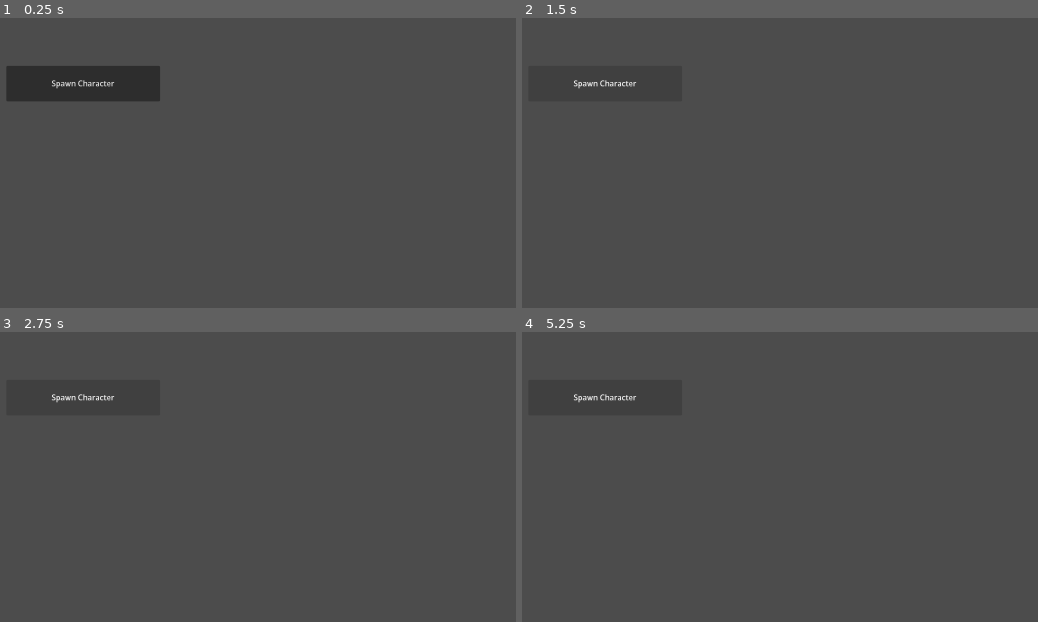
Above: before the commit, frames 1-4 (two rows, left to right).
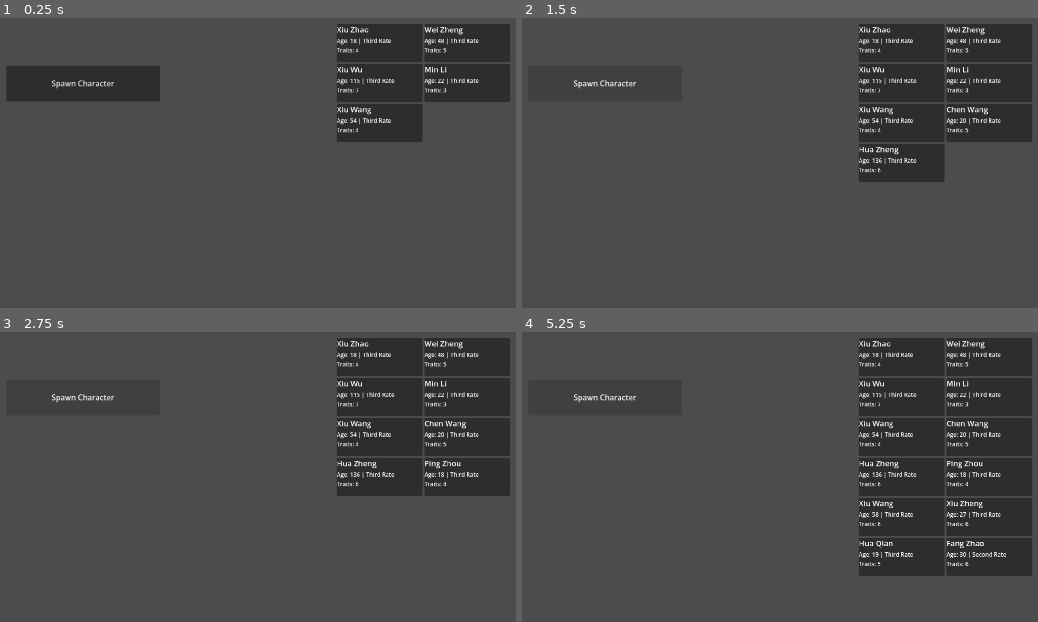
Above: after the commit, the same moments.

Repository: Chthonic-Studio/the_sect_master
Game: Godot game, scene res://Scenes/testing_grounds.tscn
Same seed, same stepped clock (60 frames per second), same inputs: the game is played once before the commit and once after it.
Inputs:
- Up to frame 1 (0.25 s): no input
- Up to frame 2 (1.5 s): click "Spawn Character" at 0.5 s; click "Spawn Character" at 1.25 s
- Up to frame 3 (2.75 s): click "Spawn Character" at 2 s
- Up to frame 4 (5.25 s): tap Enter at 2.75, 4.25 s; tap Space at 3.5, 5 s

The runs differ from the first frame. In frame 1, 10% of the frame differs, in the area x 65-99%, y 2-43%; in frame 2, 15%; in frame 3, 17%; in frame 4, 25%, in the area x 65-99%, y 2-85%.

Commit message:
Add debug testing scene; improve data loading & traits
Rename data files into Data/Traits and Data/Names and add a TestingGrounds debug scene with a new testing_grounds.gd script (plus UID). Enhance DataManager: introduce BASE_DATA_PATH and MOD_DATA_PATH, implement directory scanning and mod support, deep-merge name pools, trait loaders, helper to ensure mod folders, and new trait modifier calculators for cultivation and alignment. Update CharacterGenerator to separate personality vs alignment assignment, increase parent personality variance, add reputation rolling by MartialRealm, and optimize trait assignment to avoid duplication/infinite loops. Add CharacterData accessors for cultivation and alignment values. Overall this enables mod-friendly JSON loading, richer character generation, and a simple in-editor debug UI for spawning characters.

Diff:
--- a/Scenes/testing_grounds.tscn
+++ b/Scenes/testing_grounds.tscn
@@ -1,4 +1,6 @@
 [gd_scene format=3 uid="uid://orxe6dw2vjou"]
+
+[ext_resource type="Script" uid="uid://c2h0cer1tsaxn" path="res://Scripts/Debug/testing_grounds.gd" id="1_gnny0"]
 
 [node name="TestingGrounds" type="Control" unique_id=137360398]
 layout_mode = 3
@@ -7,6 +9,7 @@
 anchor_bottom = 1.0
 grow_horizontal = 2
 grow_vertical = 2
+script = ExtResource("1_gnny0")
 metadata/_edit_use_anchors_ = true
 
 [node name="DEBUG_SpawnRandomChar" type="Button" parent="." unique_id=2070175220]
@@ -27,3 +30,4 @@
 offset_top = 21.0
 offset_right = 1183.0
 offset_bottom = 773.0
+columns = 2
--- /dev/null
+++ b/Scripts/Debug/testing_grounds.gd
@@ -0,0 +1,79 @@
+extends Control
+
+## How-to-use:
+## Attach this to the TestingGrounds root node.
+## Ensure CharacterGenerator and DataManager are set as Autoloads in Project Settings.
+
+const STARTING_SPAWN_COUNT = 5
+
+@onready var spawn_button: Button = $DEBUG_SpawnRandomChar
+@onready var character_list: GridContainer = $DEBUG_CharacterList
+
+func _ready() -> void:
+	# 1. Connect signals decoupled from the editor UI
+	spawn_button.pressed.connect(_on_spawn_button_pressed)
+
+	# 2. Spawn the initial batch to populate the grid
+	for i in range(STARTING_SPAWN_COUNT):
+		_generate_and_display_character()
+
+func _on_spawn_button_pressed() -> void:
+	_generate_and_display_character()
+
+func _generate_and_display_character() -> void:
+	# Trigger world gen context for maximum variety
+	var new_character = CharacterGenerator.create_character(CharacterGenerator.GenerationContext.WORLD_GEN)
+
+	_print_deep_debug_info(new_character)
+	_create_ui_card(new_character)
+
+## UI logic is strictly separated from simulation data
+func _create_ui_card(character: CharacterData) -> void:
+	var card = PanelContainer.new()
+	card.custom_minimum_size = Vector2(180, 80)
+
+	var vbox = VBoxContainer.new()
+	card.add_child(vbox)
+
+	var name_label = Label.new()
+	name_label.text = character.get_full_name()
+	name_label.add_theme_font_size_override("font_size", 16)
+	vbox.add_child(name_label)
+
+	var info_label = Label.new()
+	var realm_str = Definitions.MartialRealm.keys()[character.current_realm].capitalize()
+	info_label.text = "Age: %d | %s\nTraits: %d" % [character.age, realm_str, character.traits.size()]
+	info_label.add_theme_font_size_override("font_size", 12)
+	vbox.add_child(info_label)
+
+	character_list.add_child(card)
+
+## Heavy data logging kept in the console to avoid UI clutter.
+## Dynamically iterates through Definitions so future stats are automatically included.
+func _print_deep_debug_info(character: CharacterData) -> void:
+	print("\n================ NEW CHARACTER SPAWNED: %s ================" % character.char_id)
+	var realm_str = Definitions.MartialRealm.keys()[character.current_realm].capitalize()
+	print("Name: %s | Age: %d | Realm: %s" % [character.get_full_name(), character.age, realm_str])
+	print("Traits: ", character.traits)
+
+	print("\n--- BASE STATS ---")
+	for stat_key in Definitions.Stat.keys():
+		var enum_val = Definitions.Stat[stat_key]
+		# get_stat() correctly factors in trait modifiers
+		print("- %s: %d" % [stat_key.capitalize(), character.get_stat(enum_val)])
+
+	print("\n--- CULTIVATION STATS ---")
+	for stat_key in Definitions.CultivationStat.keys():
+		var enum_val = Definitions.CultivationStat[stat_key]
+		print("- %s: %d" % [stat_key.capitalize(), character.get_cultivation_stat(enum_val)])
+
+	print("\n--- PERSONALITY (Utility AI) ---")
+	for p_name in Definitions.PERSONALITY_STATS:
+		# get_personality_value() correctly factors in trait modifiers
+		print("- %s: %d" % [p_name.capitalize(), character.get_personality_value(p_name)])
+
+	print("\n--- ALIGNMENT ---")
+	for a_name in Definitions.ALIGNMENT_STATS:
+		print("- %s: %d" % [a_name.capitalize(), character.get_alignment_value(a_name)])
+
+	print("==============================================================\n")
--- a/Scripts/Globals/character_generator.gd
+++ b/Scripts/Globals/character_generator.gd
@@ -56,12 +56,23 @@
 	# 1. Initialize base continuous axes (0-100)
 	var all_axes = Definitions.PERSONALITY_STATS + Definitions.ALIGNMENT_STATS
 	for p_name in all_axes:
+		# Reputation is handled separately based on Martial Realm
+		if p_name == "reputation":
+			continue
+
 		var base = 50
 		if context == GenerationContext.BIRTH and overrides.has("parent_personalities"):
-			base = overrides["parent_personalities"].get(p_name, 50) + randi_range(-10, 10)
+			base = overrides["parent_personalities"].get(p_name, 50) + randi_range(-30, 30)
 		else:
 			base = randi_range(30, 70) # Tighter grouping so traits have more impact
-		_char.personality_values[p_name] = clampi(base, 0, 100)
+
+		if p_name in Definitions.PERSONALITY_STATS:
+			_char.personality_values[p_name] = clampi(base, 0, 100)
+		else:
+			_char.alignment_values[p_name] = clampi(base, 0, 100)
+
+	# Setup Reputation based on their generated realm
+	_char.alignment_values["reputation"] = _roll_reputation_by_realm(_char.current_realm)
 
 	# 2. Separate available traits by type
 	var personality_pool: Array[String] = []
@@ -89,14 +100,38 @@
 	if _char.age > 50: num_common += 1 # Elders have seen more
 	_assign_traits_from_pool(_char, common_pool, num_common)
 
+## Generates a starting reputation strictly based on the character's martial standing
+func _roll_reputation_by_realm(realm: int) -> int:
+	match realm:
+		Definitions.MartialRealm.UNINITIATED: return 0
+		Definitions.MartialRealm.THIRD_RATE: return randi_range(0, 10)
+		Definitions.MartialRealm.SECOND_RATE: return randi_range(10, 30)
+		Definitions.MartialRealm.FIRST_RATE: return randi_range(30, 50)
+		Definitions.MartialRealm.PEAK_MASTER: return randi_range(50, 70)
+		Definitions.MartialRealm.GRANDMASTER: return randi_range(70, 90)
+		Definitions.MartialRealm.TRASCENDENT: return randi_range(80, 100)
+		Definitions.MartialRealm.SUMMIT: return randi_range(90, 100)
+		_: return 0
+
 ## Helper to assign traits while checking conflicts
+## Optimized to prevent array duplication and shuffling per character.
 func _assign_traits_from_pool(_char: CharacterData, pool: Array[String], amount: int) -> void:
-	var available = pool.duplicate()
-	available.shuffle() # Randomize pool
+	if pool.is_empty() or amount <= 0:
+		return
 
+	var attempts = 0
+	var max_attempts = amount * 5 # Prevent infinite loops if valid traits are exhausted
 	var applied = 0
-	for t_id in available:
-		if applied >= amount: break
+
+	while applied < amount and attempts < max_attempts:
+		attempts += 1
+		var t_id = pool.pick_random()
+
+		# Skip if we already have it
+		if t_id in _char.traits:
+			continue
+
+		# Check conflicts
 		if _is_trait_valid(_char, t_id):
 			_char.traits.append(t_id)
 			applied += 1
--- a/Scripts/Globals/data_manager.gd
+++ b/Scripts/Globals/data_manager.gd
@@ -1,4 +1,8 @@
 extends Node
+
+# --- PATH CONSTANTS ---
+const BASE_DATA_PATH = "res://Data/"
+const MOD_DATA_PATH = "user://Mods/"
 
 # --- REGISTRIES (The "Rules") ---
 var traits_registry: Dictionary = {}
@@ -13,10 +17,13 @@
 	load_all_data()
 
 func load_all_data() -> void:
-	_load_json_to_registry("res://data/traits_personality.json", traits_registry)
-	_load_json_to_registry("res://data/traits_common.json", traits_registry)
+	# 1. Load vanilla game data
+	_scan_directory_for_json(BASE_DATA_PATH + "Traits", _load_trait_data)
+	_scan_directory_for_json(BASE_DATA_PATH + "Names", _load_name_data)
 
-	_load_names_pool("res://data/names.json")
+	# 2. Load modded data (overwrites vanilla IDs or adds new ones)
+	_scan_directory_for_json(MOD_DATA_PATH + "Traits", _load_trait_data)
+	_scan_directory_for_json(MOD_DATA_PATH + "Names", _load_name_data)
 
 func _load_json_to_registry(path: String, target_dict: Dictionary) -> void:
 	if not FileAccess.file_exists(path):
@@ -36,6 +43,7 @@
 	var file = FileAccess.open(path, FileAccess.READ)
 	name_pools = JSON.parse_string(file.get_as_text())
 
+#region Character Repo Management
 # --- CHARACTER REPO MANAGEMENT ---
 
 func register_character(char_data: CharacterData) -> void:
@@ -51,6 +59,9 @@
 func get_character(char_id: String) -> CharacterData:
 	return character_repo.get(char_id, null)
 
+#endregion
+
+#region Calculator Functions
 # --- CALCULATOR FUNCTIONS ---
 
 func get_trait_modifiers_for_stat(trait_ids: Array[String], stat_enum: int) -> int:
@@ -73,6 +84,32 @@
 				total_mod += trait_data["personality_modifiers"].get(p_name, 0)
 	return total_mod
 
+func get_trait_modifiers_for_cultivation(trait_ids: Array[String], stat_enum: int) -> int:
+	var total_mod = 0
+	# Converts enum to string key (e.g. CultivationStat.QI_ABSORPTION -> "qi_absorption")
+	var stat_name = Definitions.CultivationStat.keys()[stat_enum].to_lower()
+
+	for tid in trait_ids:
+		if traits_registry.has(tid):
+			var trait_data = traits_registry[tid]
+			if trait_data.has("stat_modifiers"):
+				total_mod += trait_data["stat_modifiers"].get(stat_name, 0)
+	return total_mod
+
+func get_trait_modifiers_for_alignment(trait_ids: Array[String], a_name: String) -> int:
+	var total_mod = 0
+	for tid in trait_ids:
+		if traits_registry.has(tid):
+			var trait_data = traits_registry[tid]
+			# In your JSON, alignment modifiers like "morality" and "karma" are
+			# stored inside the "personality_modifiers" block.
+			if trait_data.has("personality_modifiers"):
+				total_mod += trait_data["personality_modifiers"].get(a_name, 0)
+	return total_mod
+
+#endregion
+
+#region Save Data
 func get_save_data() -> Dictionary:
 	var characters_dict = {}
 	for char_id in character_repo:
@@ -92,3 +129,70 @@
 		var new_char = CharacterData.new()
 		new_char.from_dictionary(all_char_data[char_id])
 		character_repo[char_id] = new_char
+#endregion
+
+#region Data Loaders & Mod Support
+
+## Creates the user:// folder structure so players know where to put mods
+func _ensure_mod_directories() -> void:
+	var dir = DirAccess.open("user://")
+	if not dir.dir_exists("Mods"):
+		dir.make_dir("Mods")
+		dir.make_dir("Mods/Traits")
+		dir.make_dir("Mods/Names")
+
+## Generic directory scanner that applies a specific loading Callable to each JSON found
+func _scan_directory_for_json(path: String, load_func: Callable) -> void:
+	var dir = DirAccess.open(path)
+	if not dir:
+		return # Directory doesn't exist yet, which is fine for empty mod folders
+
+	dir.list_dir_begin()
+	var file_name = dir.get_next()
+
+	while file_name != "":
+		if not dir.current_is_dir() and file_name.get_extension() == "json":
+			var full_path = path + "/" + file_name
+			load_func.call(full_path)
+		file_name = dir.get_next()
+
+func _load_trait_data(path: String) -> void:
+	var file = FileAccess.open(path, FileAccess.READ)
+	var json = JSON.new()
+	var error = json.parse(file.get_as_text())
+
+	if error != OK:
+		printerr("DataManager: JSON Parse Error in ", path, " at line ", json.get_error_line(), ": ", json.get_error_message())
+		return
+
+	var data = json.data
+	if data is Array:
+		for item in data:
+			if item.has("id"):
+				# This assignment naturally overwrites existing data if a modder reuses an ID
+				traits_registry[item["id"]] = item
+	elif data is Dictionary:
+		traits_registry.merge(data, true)
+
+func _load_name_data(path: String) -> void:
+	var file = FileAccess.open(path, FileAccess.READ)
+	var data = JSON.parse_string(file.get_as_text())
+
+	if typeof(data) != TYPE_DICTIONARY:
+		printerr("DataManager: Name data in ", path, " must be a Dictionary.")
+		return
+
+	# For names, we do a deep merge so modders can just add
+	# one new culture without wiping the vanilla cultures.
+	_deep_merge_dict(name_pools, data)
+
+## Helper to merge nested dictionaries (crucial for names.json mods)
+func _deep_merge_dict(target: Dictionary, patch: Dictionary) -> void:
+	for key in patch:
+		if target.has(key) and typeof(target[key]) == TYPE_DICTIONARY and typeof(patch[key]) == TYPE_DICTIONARY:
+			_deep_merge_dict(target[key], patch[key])
+		elif target.has(key) and typeof(target[key]) == TYPE_ARRAY and typeof(patch[key]) == TYPE_ARRAY:
+			# Append modded names to vanilla arrays
+			target[key].append_array(patch[key])
+		else:
+			target[key] = patch[key]
--- a/Scripts/character_data_container.gd
+++ b/Scripts/character_data_container.gd
@@ -51,6 +51,20 @@
 func get_full_name() -> String:
 	return first_name + " " + last_name
 
+func get_cultivation_stat(stat_enum: int) -> int:
+	var total = base_cultivation[stat_enum]
+	total += DataManager.get_trait_modifiers_for_cultivation(traits, stat_enum)
+	# Cultivation stats often scale infinitely or have custom caps per realm.
+	# We prevent them from dropping below 0 due to negative traits.
+	return maxi(total, 0)
+
+func get_alignment_value(a_name: String) -> int:
+	if not alignment_values.has(a_name):
+		return 0
+	var val = alignment_values[a_name]
+	val += DataManager.get_trait_modifiers_for_alignment(traits, a_name)
+	return clampi(val, 0, 100)
+
 # --- SERIALIZATION (For Saving/Loading) ---
 
 ## Converts this object into a Dictionary that can be saved as JSON.
Renamed: Data/names.json -> Data/Names/names.json
Renamed: Data/common_traits.json -> Data/Traits/common_traits.json
Renamed: Data/personality_traits.json -> Data/Traits/personality_traits.json
Not shown, added: Scripts/Debug/testing_grounds.gd.uid
